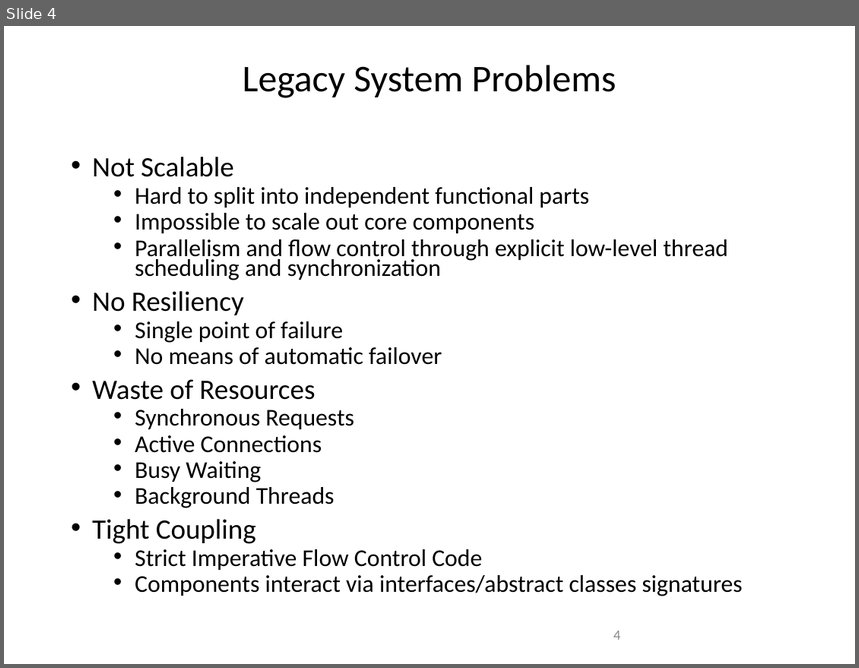
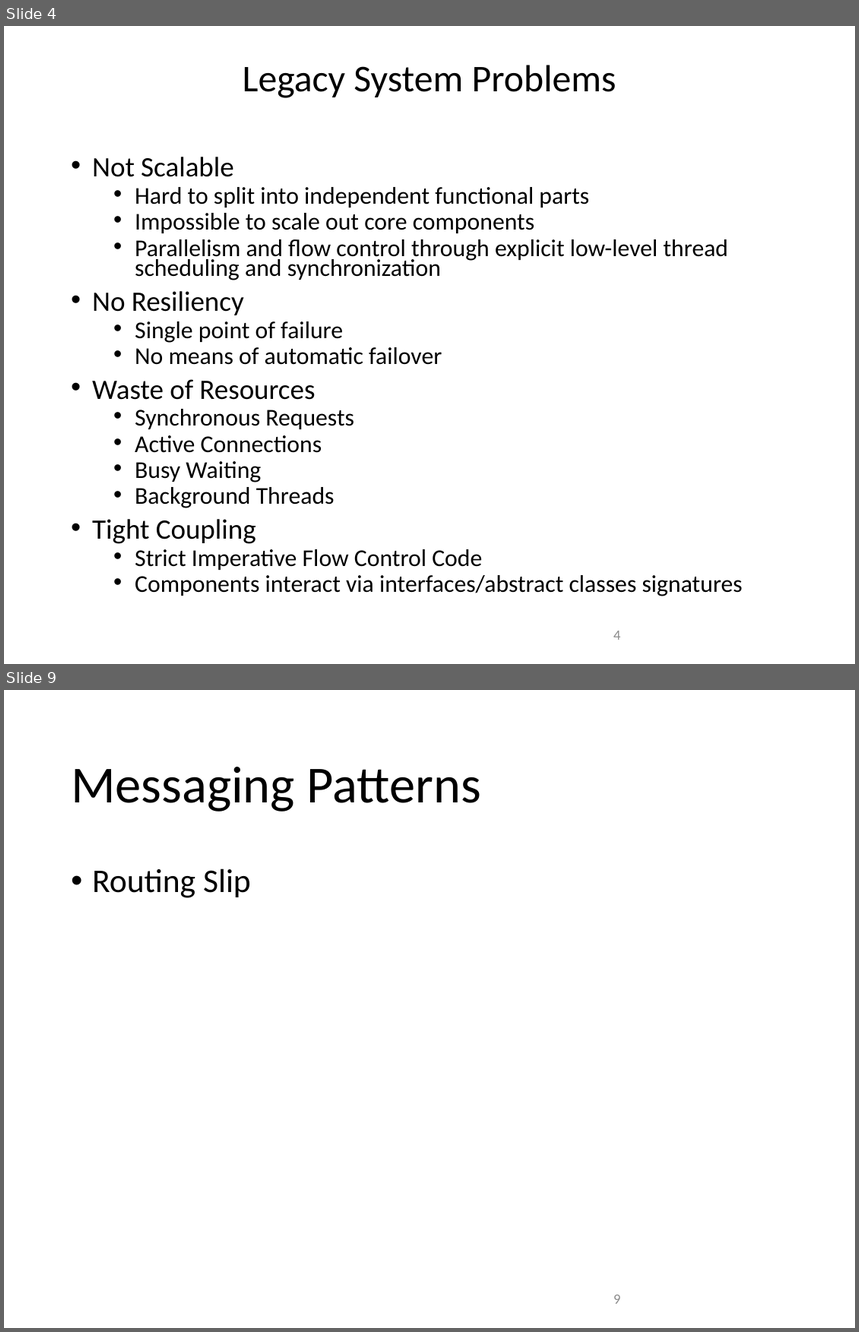
Before and after one commit to amichel/PaymentsGateway.MassTransit.Demo, a slide deck: Presentation/Service Bus Integration Patterns.pptx. Shown one above the other, each under a label of ours: slide 4 before the commit, slides 4 and 9 after it; the slides between them are not shown. The pictures are 859x668 and 859x1332 pixels, drawn with LibreOffice and Linux fonts; fonts in the diff are those of the drawing; background and template pictures are left out. Boxes give left, top, right and bottom in pixels: in the first picture for what was removed or moved away, otherwise in the second. Text is boxed around its words. In the diff, an @@ line names an element or a change of style, - is before the commit and + after.

```diff
--- a/Presentation/Service Bus Integration Patterns.pptx
+++ b/Presentation/Service Bus Integration Patterns.pptx
@@ slide 9 added at (x1=4, y1=690, x2=855, y2=1328), background picture (left out) @@
@@ title added at (x1=71, y1=767, x2=481, y2=812), 44 pt, text #000000 @@
+Messaging Patterns
@@ text added at (x1=92, y1=869, x2=251, y2=898), 28 pt, text #000000 @@
+• Routing Slip
@@ page number added at (x1=614, y1=1295, x2=620, y2=1304), 12 pt, text #8C8C8C @@
+9
```
Also in this commit, not shown: 3 slides changed, 3 other slides added, 3 slides removed, 2 other files.
